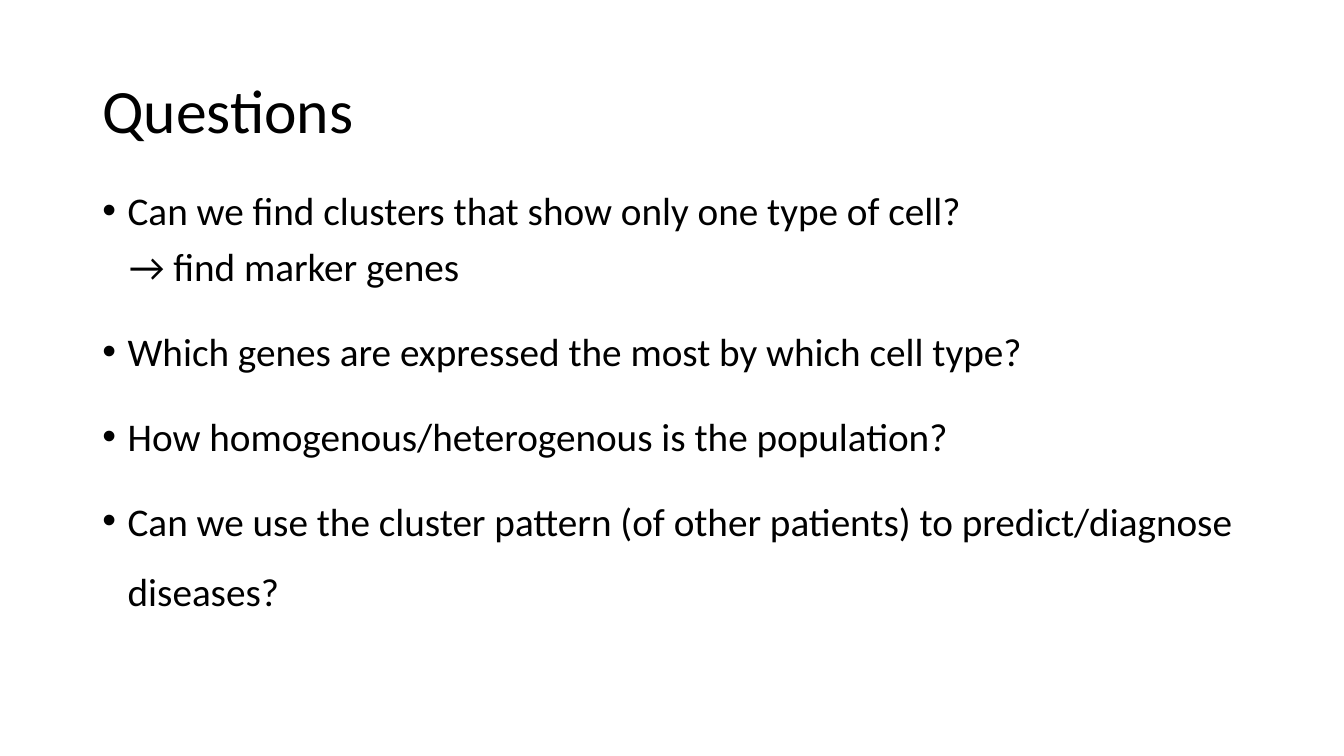
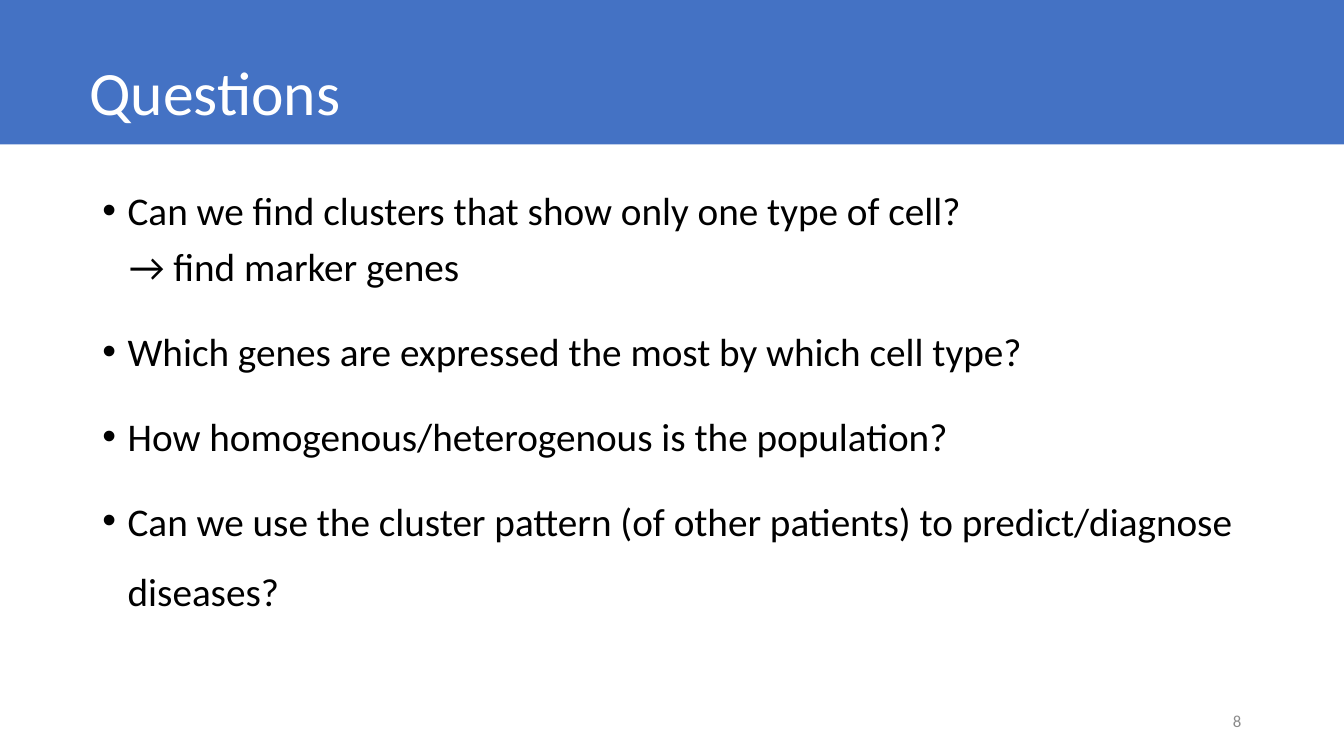
Before and after one commit to datascience-mobi/group-01-project-4-1, a slide deck: slide 8 of K-means clustering.pptx (slide 9 before the commit). Drawn at 1344x756 pixels with LibreOffice and Linux fonts; fonts in the diff are those of the drawing. Boxes give left, top, right and bottom in pixels: in the first picture for what was removed or moved away, otherwise in the second. Text is boxed around its words. In the diff, an @@ line names an element or a change of style, - is before the commit and + after.

```diff
--- a/K-means clustering.pptx
+++ b/K-means clustering.pptx
@@ rectangle added at bbox=[0, 0, 1344, 145], fill #4472C4 @@
@@ title "Questions": place and size @@
-title "Questions" at bbox=[102, 90, 353, 141]
+title "Questions" at bbox=[89, 72, 340, 123]
@@ title "Questions" at bbox=[89, 72, 340, 123]: text colour #000000 to #FFFFFF @@
@@ page number added at bbox=[1233, 715, 1241, 727], 12 pt, text #8C8C8C @@
+8
```
Also in this commit, not shown: 6 other slides changed, 1 slide added, 2 slides removed.
